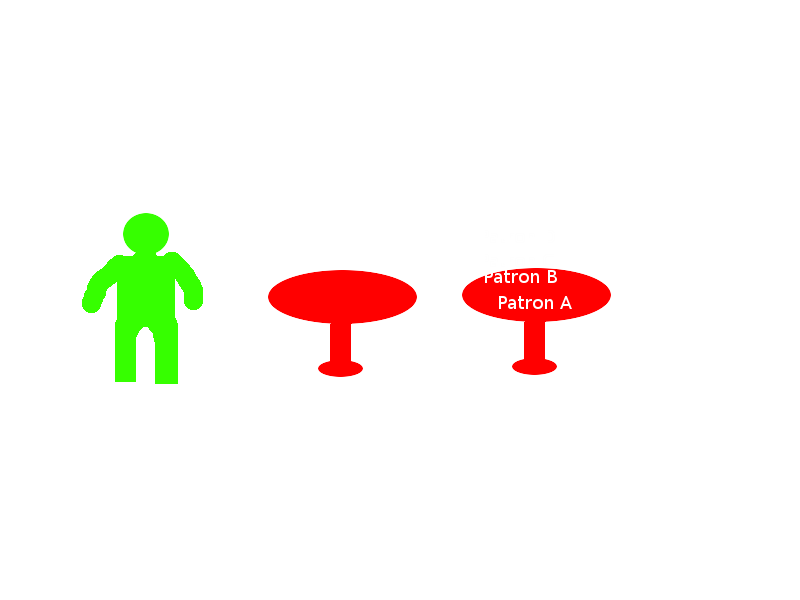
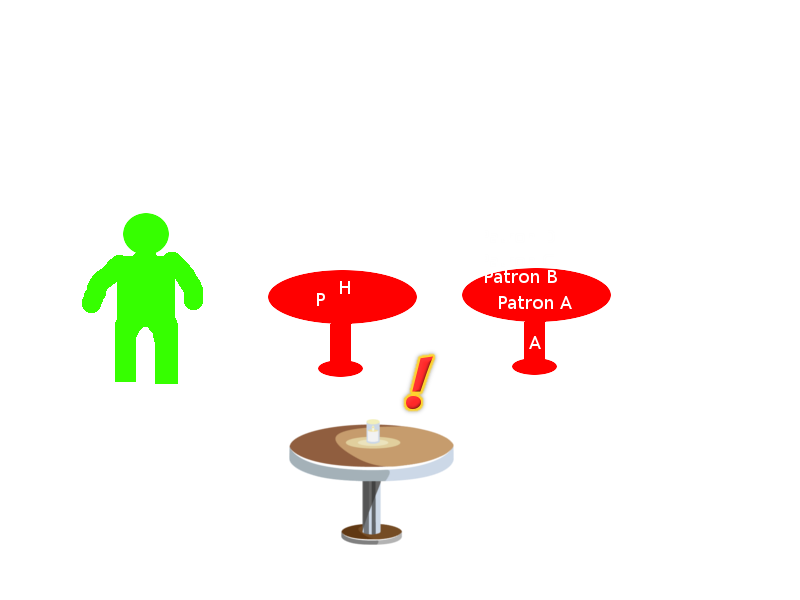
Layer changes from the first 800 × 600 image to the second:
added layer "Drop Shadow" above "! #2" over [400,350,439,415]
added layer "Pasted Layer" above "Layer #1" over [289,419,454,545]
added layer "H" above "P" over [340,281,350,294]
added layer "P" above "A" over [317,293,325,306]
added layer "A" above "Patron D" over [529,336,541,349]
